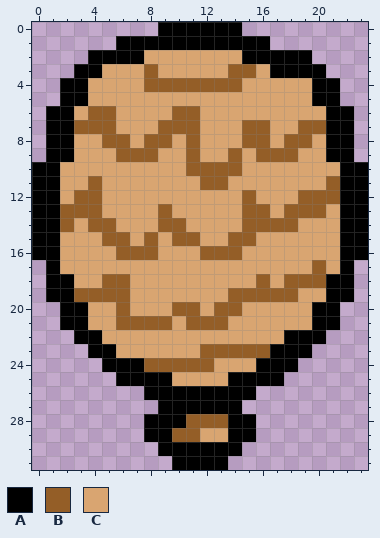
Pixel-art sprite: FinalProject/res/ceramicbloon.png. Above, as it was before the edit.
The file is 24x32 pixels.
Palette (. is transparent): A #000000  B #945e27  C #d9a571
New version:
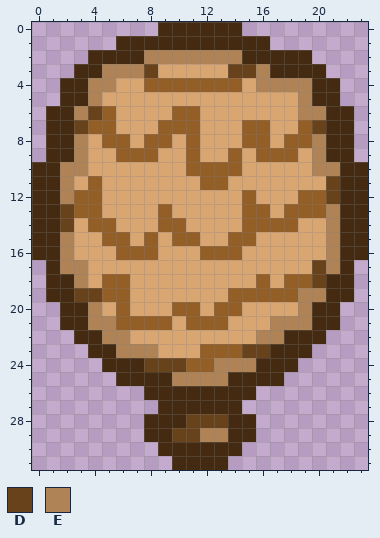
Colours new in this view: D #68421b  E #b08357
The edit:
Colour A changes from #000000 to #442a11.
Colour B becomes colour D in row 3 at x 8 and 14 to 15; in row 6 at x 4; in row 7 at x 3 and 20; in rows 11 to 12 at x 21; in rows 13 to 14 at x 2; in rows 17 to 18 at x 20.
Colour B becomes colour D in row 19 at x 3 to 4; in row 23 at x 15 to 16; in row 24 at x 8 to 10; in row 28 at x 11 to 13; in row 29 at x 10 to 11.
Colour C becomes colour E in row 2 at x 8 to 14; in row 3 at x 5 to 7 and 16; in row 4 at x 4 to 5 and 16 to 19; in row 5 at x 4 and 19; in row 6 at x 3 and 19 to 20; in rows 8 to 9 at x 3 and 20.
Colour C becomes colour E in row 10 at x 2 to 3 and 20 to 21; in rows 11 to 12 at x 2; in rows 13 to 14 at x 21; in rows 15 to 16 at x 2 and 21; in row 17 at x 2 to 3 and 21; in row 18 at x 3.
Colour C becomes colour E in row 19 at x 19 to 20; in row 20 at x 4 and 19; in row 21 at x 4 to 5 and 17 to 19; in row 22 at x 5 to 6 and 16 to 17; in row 23 at x 6 to 8; in row 24 at x 13 to 15.
Colour C becomes colour E in row 25 at x 10 to 13; in row 29 at x 12 to 13.
